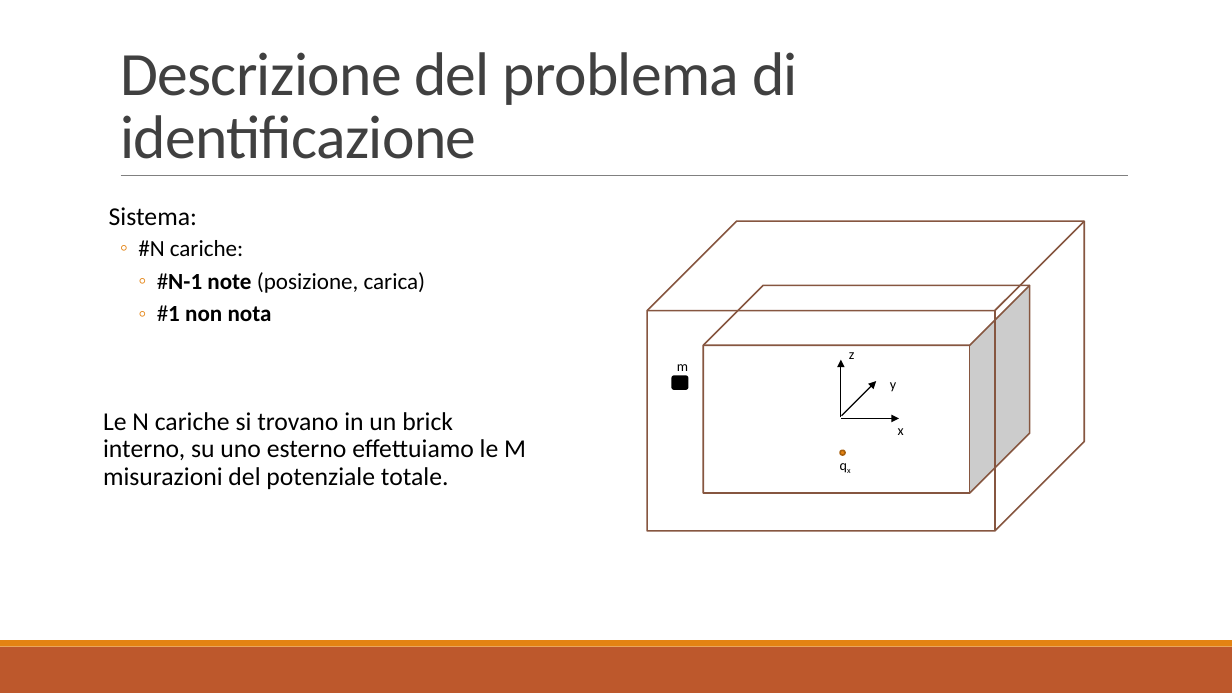
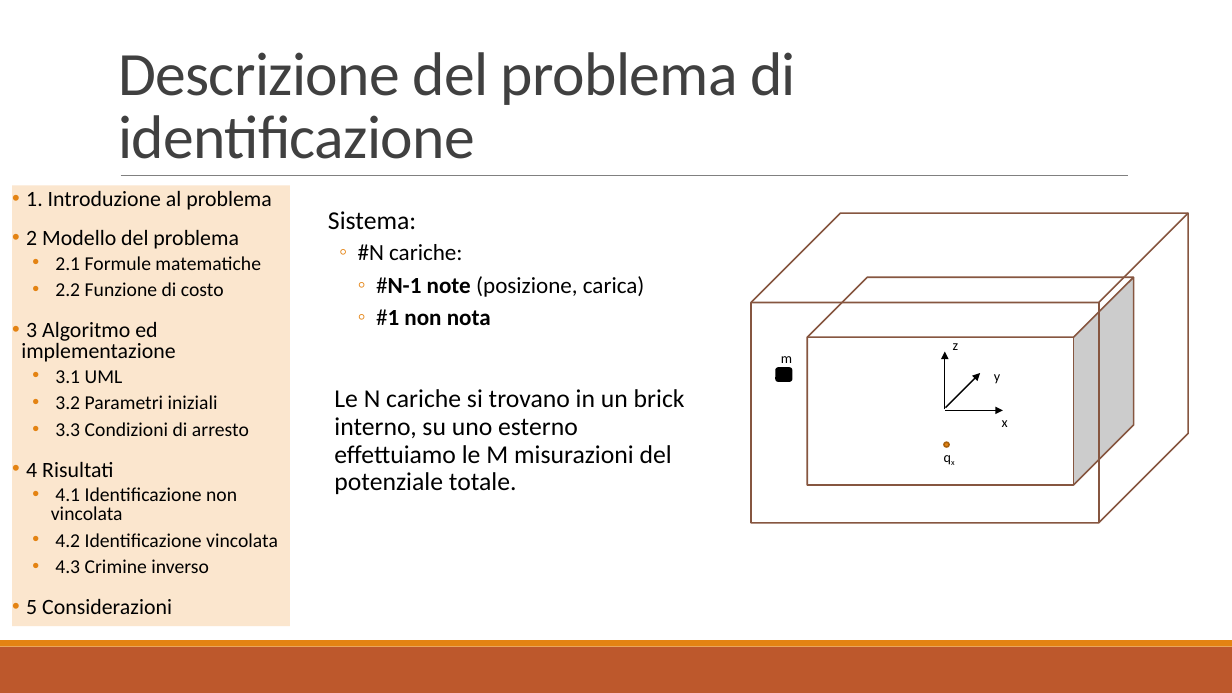
Before and after one commit to baldimario/Simplex, a slide deck: slide 3 of IDENTICAZIONE SISTEMA DI CARICHE PUNTIFORMI DA MISURE DI.pptx. Drawn at 1232x693 pixels with LibreOffice and Linux fonts; fonts in the diff are those of the drawing. Boxes give left, top, right and bottom in pixels: in the first picture for what was removed or moved away, otherwise in the second. Text is boxed around its words. In the diff, an @@ line names an element or a change of style, - is before the commit and + after.

```diff
--- a/IDENTICAZIONE SISTEMA DI CARICHE PUNTIFORMI DA MISURE DI.pptx
+++ b/IDENTICAZIONE SISTEMA DI CARICHE PUNTIFORMI DA MISURE DI.pptx
@@ text added at box(12, 186, 290, 627), fill #FBE6CE, 15.3 pt, text #000000 @@
+• 1. Introduzione al problema
+• 2 Modello del problema
+  • 2.1 Formule matematiche
+  • 2.2 Funzione di costo
+• 3 Algoritmo ed implementazione
+  • 3.1 UML
+  • 3.2 Parametri iniziali
+  • 3.3 Condizioni di arresto
+• 4 Risultati
+  • 4.1 Identificazione non vincolata
+  • 4.2 Identificazione vincolata
+  • 4.3 Crimine inverso
+• 5 Considerazioni
@@ text "Sistema:": place and size @@
-text "Sistema:" at box(109, 207, 426, 321)
+text "Sistema:" at box(328, 211, 645, 325)
@@ text "Le N cariche si trovano ..." rewrapped from box(103, 412, 526, 489) to box(334, 389, 685, 494) @@
@@ 5 texts, 3 arrows, 2 cubes, 1 rounded rectangle: place and size @@
-5 texts, 3 arrows, 2 cubes, 1 rounded rectangle at box(647, 221, 1084, 531)
+5 texts, 3 arrows, 2 cubes, 1 rounded rectangle at box(751, 213, 1189, 523)
@@ ellipse: place and size @@
-ellipse at box(840, 450, 845, 455)
+ellipse at box(945, 443, 949, 447)
```
Also in this commit, not shown: 16 other slides changed.
